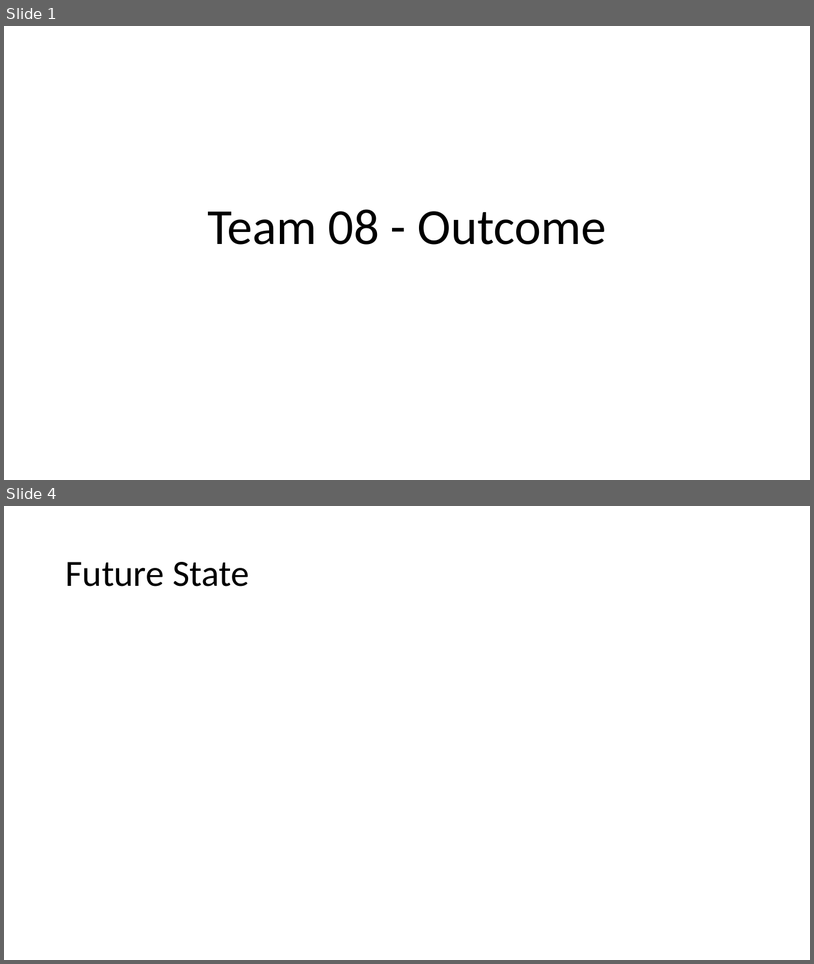
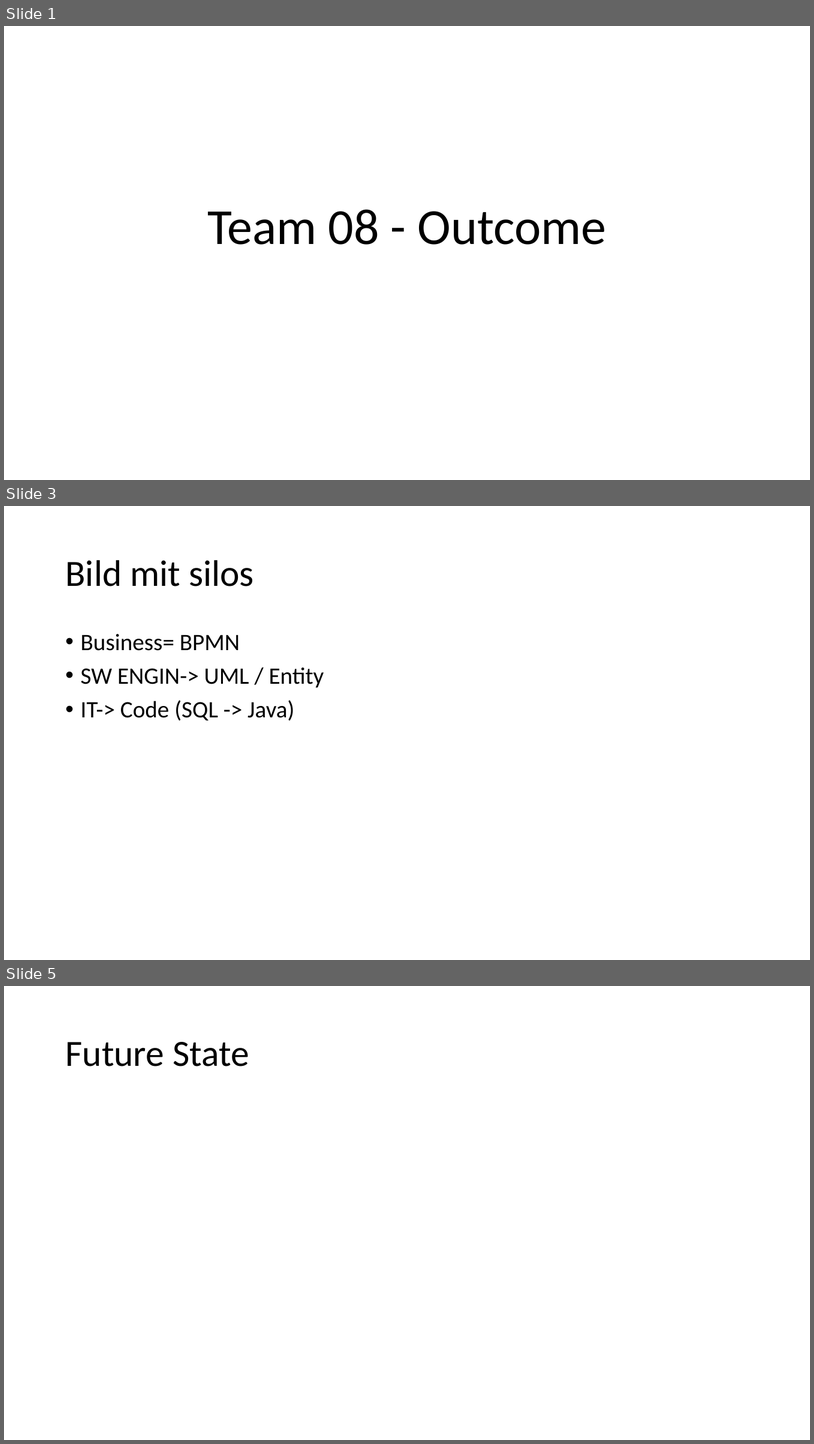
Before and after one commit to AgileBusinessAnalysis/08_TEAM, a slide deck: Team 08-Outcome.pptx. Shown one above the other, each under a label of ours: slides 1 and 4 before the commit, slides 1, 3 and 5 after it; the slides between them are not shown. The pictures are 814x964 and 814x1444 pixels, drawn with LibreOffice and Linux fonts; fonts in the diff are those of the drawing. Boxes give left, top, right and bottom in pixels: in the first picture for what was removed or moved away, otherwise in the second. Text is boxed around its words. In the diff, an @@ line names an element or a change of style, - is before the commit and + after.

```diff
--- a/Team 08-Outcome.pptx
+++ b/Team 08-Outcome.pptx
@@ slide 3 added at [4, 506, 810, 960], background #FFFFFF @@
@@ title added at [65, 560, 254, 586], 44 pt, text #000000 @@
+Bild mit silos
@@ text added at [81, 634, 324, 721], 28 pt, text #000000 @@
+• Business= BPMN
+• SW ENGIN-> UML / Entity
+• IT-> Code (SQL -> Java)
@@ what was slide 4 is now slide 5 @@
```
Also in this commit, not shown: 4 slides changed, 2 other files.
